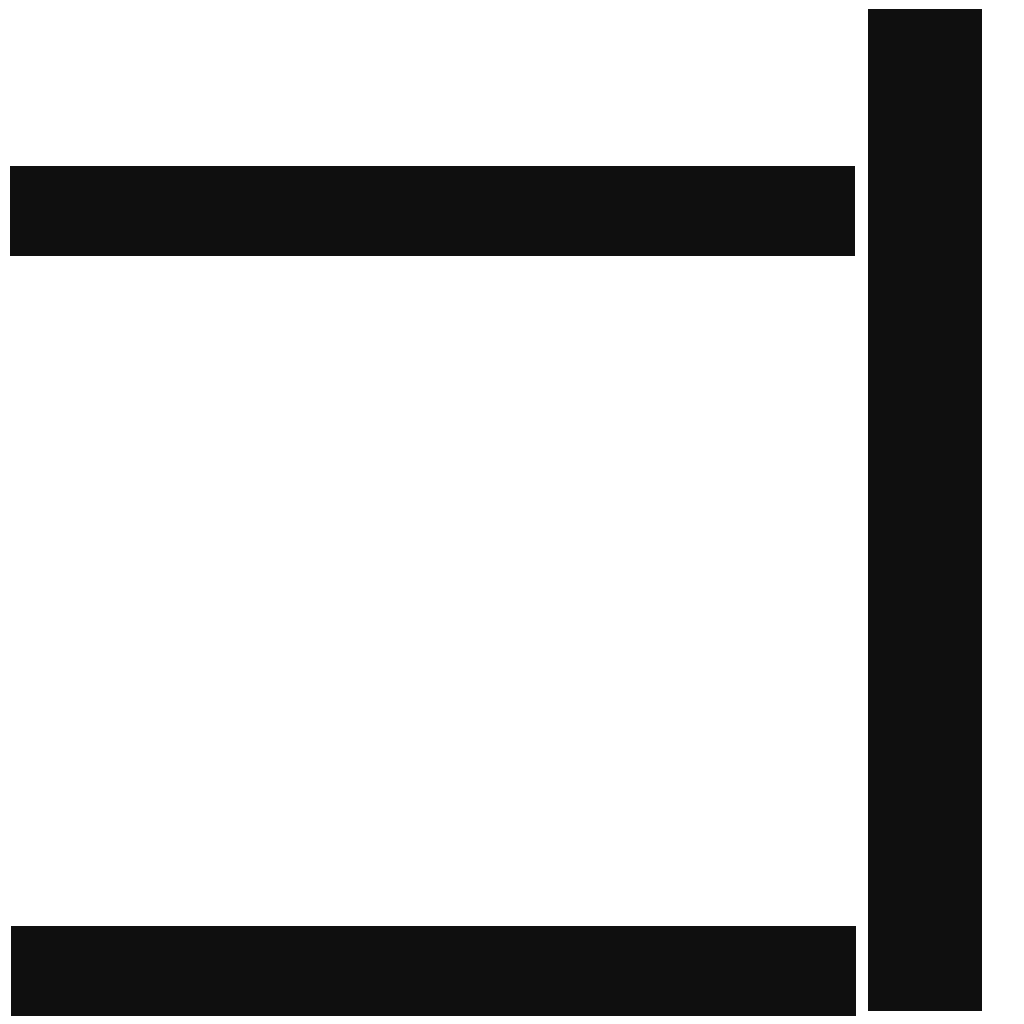
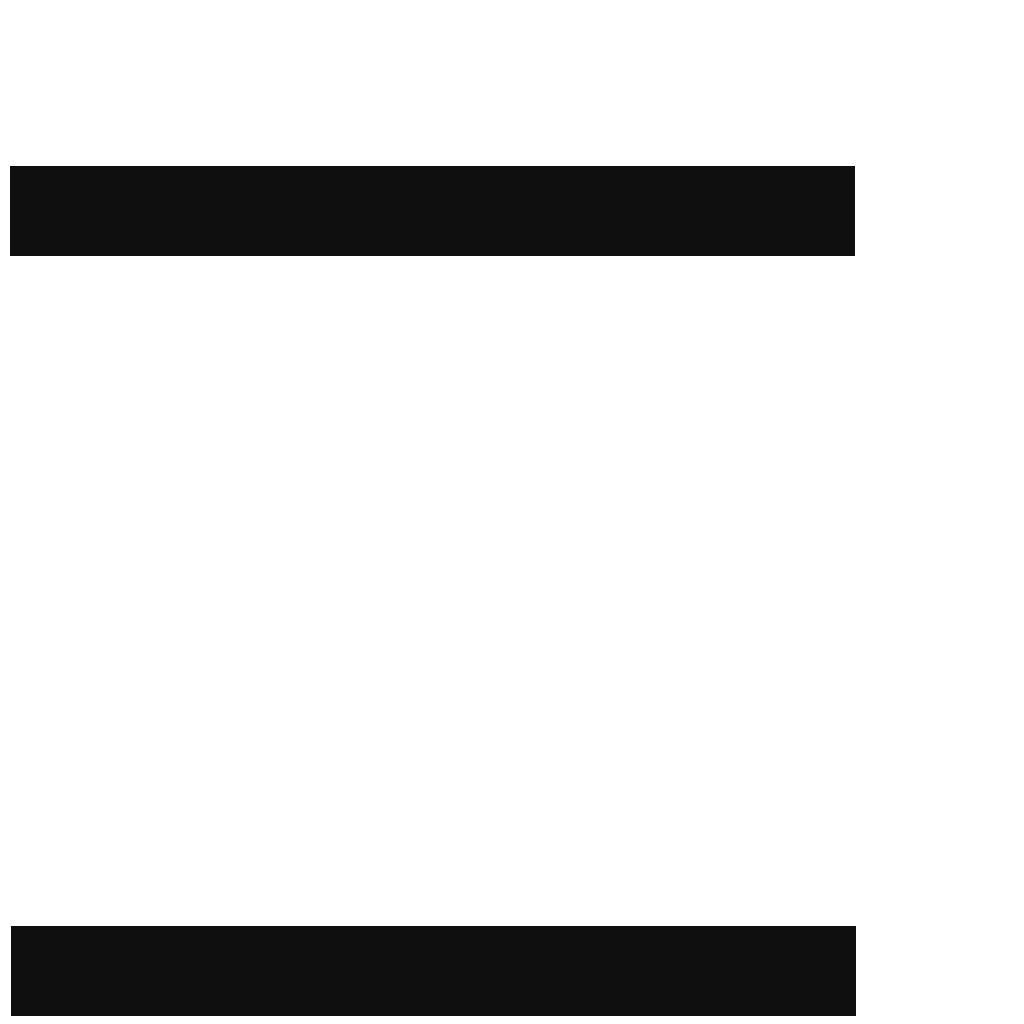
Layered file, before and after one edit (1024×1024). Changes by layer:
painted on "Base texture" (3rd of 3, in "Base") over bbox(868, 9, 982, 1011)
